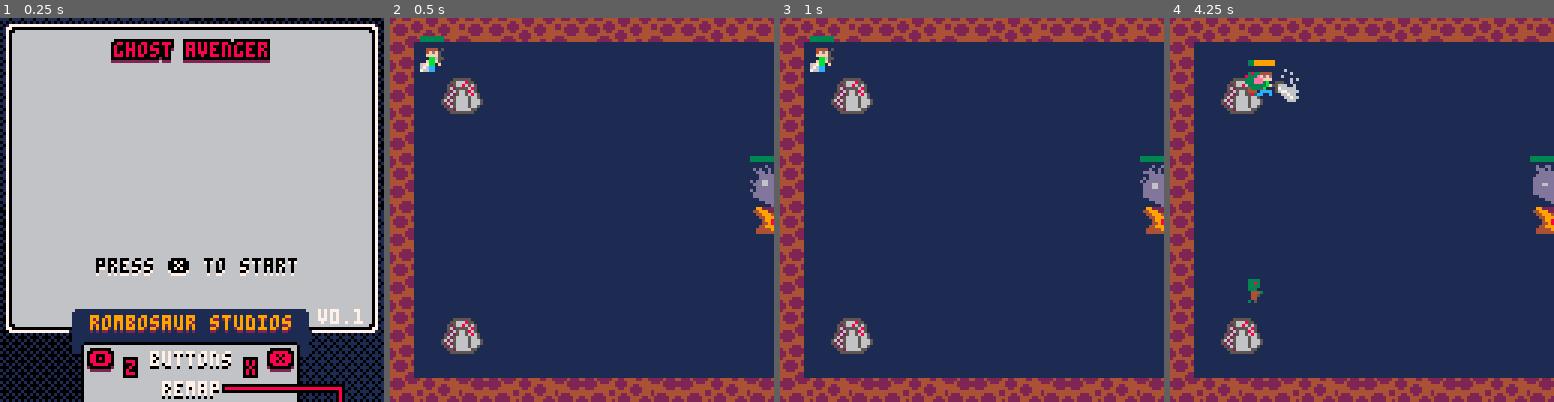
Above: before the commit, frames 1-4 (left to right).
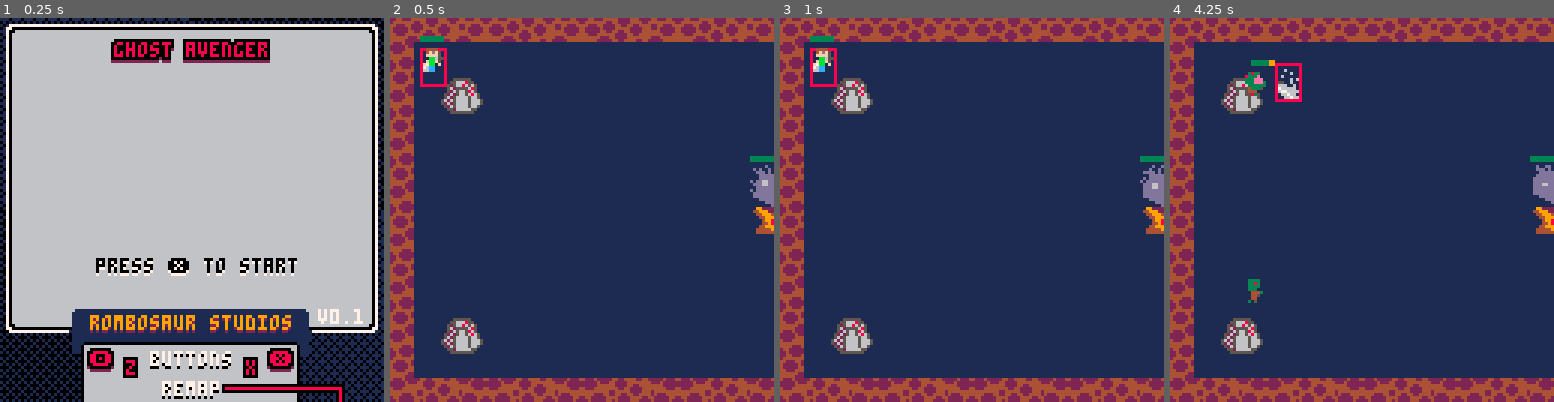
Above: after the commit, the same moments.

Repository: Rombusevil/ld44-ghost-avenger
Game: PICO-8 cartridge ld44.p8
The game is run twice, just before and just after one commit, with the same random seed, the same clock (stepped at 60 frames per second) and the same inputs.
Inputs (mouse positions are in pixels of both pictures, inside the frame that each line leads up to):
- Up to frame 1 (0.25 s): no input
- Up to frame 2 (0.5 s): tap X (X key) at 0.33 s
- Up to frame 3 (1 s): click (1060, 121) at 0.67 s; tap O (Z key) at 0.7 s
- Up to frame 4 (4.25 s): tap X (X key) at 1.07, 1.85, 2.97, 4.08 s; click (1216, 267) at 1.22 s; hold Right 1.6-2.1 s; tap O (Z key) every 0.4 s from 1.7 to 4.1 s; click (1277, 114) at 1.77 s; hold Up 2.15-2.42 s; click (1342, 259) at 2.32 s; hold Right 2.47-3.03 s; click (1404, 106) at 2.87 s; hold Left 3.08-3.58 s; click (1465, 256) at 3.42 s; hold Down 3.63-3.97 s; click (1231, 102) at 3.97 s; hold Right from 4.02 s (still down)

Frame 1 is identical in both runs. In frame 2, 0.2% of the frame differs, in the area x 7-15%, y 7-18%; in frame 3, 0.2%; in frame 4, 0.5%, in the area x 20-35%, y 10-22%.

Commit message:
Zombies die

Diff:
--- a/game_state.lua
+++ b/game_state.lua
@@ -2,6 +2,7 @@
     local s={}
     local updas={}
     local draws={}
+    local zmbs={}
 
     function sword(x,y,h)
         local anim_obj=anim()
@@ -19,21 +20,33 @@
         end
         anim_obj:add(84,4,0.75,1,2,true,ad) --attacking
 
-        local bounds_obj=bbox(8,16)
-        e:set_bounds(bounds_obj)
-        -- e.debugbounds=true
+        local bounds_obj=bbox(8,16, 0,0,0,4)
+        e:set_bounds(bounds_obj)
+        e.debugbounds=true
 
         function e:update()
             local xo=0
             local yo=0
             local fx=1
             if(h.flipx)fx=-1
-            if(h.atk)xo=8*fx
-            if(h.atk)yo=-3
+
+            if h.atk then
+                xo=8*fx
+                yo=-3
+
+                -- kill zombies
+                for z in all(zmbs) do
+                    if collides(z,e) then
+                        z:hurt(1)
+                    end
+                end
+            end
 
             e.flipx=h.flipx
             e:setx(h.x+xo)
             e:sety(h.y+yo)
+
+
         end
 
         function e:atk()
@@ -132,7 +145,10 @@
         end
 
         function e:hurt(dmg)
-            if(e.health>0)e.health-=dmg
+            if not self.flickerer.is_flickering then
+                e:flicker(10)
+                if(e.health>0)e.health-=dmg
+            end
         end
 
         return e
@@ -169,7 +185,10 @@
         end
 
         function e:hurt(dmg)
-            if(e.health>0)e.health-=dmg
+            if not self.flickerer.is_flickering then
+                e:flicker(10)
+                if(e.health>0)e.health-=dmg
+            end
         end
 
         return e
@@ -185,6 +204,7 @@
         local e=entity(anim_obj)
         e:setpos(x,y)
         e:set_anim(1)
+        add(zmbs, e)
 
         local bounds_obj=bbox(8,8,1,0,2,0)
         e:set_bounds(bounds_obj)
@@ -193,8 +213,19 @@
         e.arr=false -- arrived to destination
         e.ct=5      -- cool off timer
         e.tick=0
-
-        function e:update()
+        e.hp=3      -- hit points
+
+        function e:update()
+            if e.hp <= 0 then
+                del(updas, e)
+                del(draws, e)
+                del(zmbs, e)
+                -- TODO GIVE POINTS
+                -- TOOD MAKE DEATH SOUND
+                -- TODO EXPLODE ANIM
+                return
+            end
+
             local s=0.3 -- speed
 
             -- zombie center
@@ -228,30 +259,41 @@
                 e:set_anim(1) -- walk
             end
 
-            if abs(e.x-tx)<=7 and abs(e.y-ty)<=7 then
-                e.arr=true    -- arrived
-                e:set_anim(3) -- attack
-                t:hurt(e.dmg)
-            elseif not e.arr then
-                -- move to target
-                local ang=atan2(cx-tx,cy-ty)
-                local fx=abs(cos(ang)*s)
-                local fy=abs(sin(ang)*s)
-
-                if tx > e.x then
-                    e:setx(e.x+fx) e.flipx=false
-                elseif tx < e.x then
-                    e:setx(e.x-fx) e.flipx=true
-                end
-
-                if ty > e.y then
-                    e:sety(e.y+fy)
-                elseif ty < e.y then
-                    e:sety(e.y-fy)
+            if not self.flickerer.is_flickering then
+                if abs(e.x-tx)<=7 and abs(e.y-ty)<=7 then
+                    e.arr=true    -- arrived
+                    e:set_anim(3) -- attack
+                    t:hurt(e.dmg)
+                elseif not e.arr then
+                    -- move to target
+                    local ang=atan2(cx-tx,cy-ty)
+                    local fx=abs(cos(ang)*s)
+                    local fy=abs(sin(ang)*s)
+
+                    if tx > e.x then
+                        e:setx(e.x+fx) e.flipx=false
+                    elseif tx < e.x then
+                        e:setx(e.x-fx) e.flipx=true
+                    end
+
+                    if ty > e.y then
+                        e:sety(e.y+fy)
+                    elseif ty < e.y then
+                        e:sety(e.y-fy)
+                    end
+                else
+                    -- in cool off mode, but not close to target
+                    e:set_anim(2) -- idle
                 end
             else
-                -- in cool off mode, but not close to target
-                e:set_anim(2) -- idle
+                e:set_anim(2) -- idle/confused
+            end
+        end
+
+        function e:hurt(d)
+            if not self.flickerer.is_flickering then
+                e:flicker(15)
+                e.hp-=d
             end
         end
 
@@ -270,7 +312,7 @@
 
         e.tick=0
         e.f=0       -- fuse
-        e.co=fq+30  -- cool off time
+        e.co=fq+10  -- cool off time
 
         local bounds_obj=bbox(16,16)
         e:set_bounds(bounds_obj)
@@ -286,6 +328,7 @@
                 e.f=1
                 if e.tick > e.co then
                     e.tick=0
+                    e.f=0
                 end
             end
         end
--- a/ld44.p8
+++ b/ld44.p8
@@ -221,7 +221,23 @@
 	return s
 end
 
---  --<*sff/collision.lua
+function collides(ent1, ent2)
+    local e1b=ent1.bounds
+    local e2b=ent2.bounds
+    if  ((e1b.xoff1 <= e2b.xoff2 and e1b.xoff2 >= e2b.xoff1)
+    and (e1b.yoff1 <= e2b.yoff2 and e1b.yoff2 >= e2b.yoff1)) then
+        return true
+    end
+    return false
+end
+function point_collides(x,y, ent)
+    local eb=ent.bounds
+    if  ((eb.xoff1 <= x and eb.xoff2 >= x)
+    and (eb.yoff1 <= y and eb.yoff2 >= y)) then
+        return true
+    end
+    return false
+end
 --  --<*sff/explosions.lua
 --  --<*sff/buttons.lua
 
@@ -297,6 +313,7 @@
     local s={}
     local updas={}
     local draws={}
+    local zmbs={}
     function sword(x,y,h)
         local anim_obj=anim()
         anim_obj:add(52,1,1,1,1)
@@ -310,15 +327,23 @@
             e:sety(h.y)
         end
         anim_obj:add(84,4,0.75,1,2,true,ad)
-        local bounds_obj=bbox(8,16)
+        local bounds_obj=bbox(8,16, 0,0,0,4)
         e:set_bounds(bounds_obj)
+        e.debugbounds=true
         function e:update()
             local xo=0
             local yo=0
             local fx=1
             if(h.flipx)fx=-1
-            if(h.atk)xo=8*fx
-            if(h.atk)yo=-3
+            if h.atk then
+                xo=8*fx
+                yo=-3
+                for z in all(zmbs) do
+                    if collides(z,e) then
+                        z:hurt(1)
+                    end
+                end
+            end
             e.flipx=h.flipx
             e:setx(h.x+xo)
             e:sety(h.y+yo)
@@ -396,7 +421,10 @@
             e.atk=false
         end
         function e:hurt(dmg)
-            if(e.health>0)e.health-=dmg
+            if not self.flickerer.is_flickering then
+                e:flicker(10)
+                if(e.health>0)e.health-=dmg
+            end
         end
         return e
     end
@@ -424,7 +452,10 @@
             rectfill(x,y-2, x+hb,  y-1, 3)
         end
         function e:hurt(dmg)
-            if(e.health>0)e.health-=dmg
+            if not self.flickerer.is_flickering then
+                e:flicker(10)
+                if(e.health>0)e.health-=dmg
+            end
         end
         return e
     end
@@ -436,6 +467,7 @@
         local e=entity(anim_obj)
         e:setpos(x,y)
         e:set_anim(1)
+        add(zmbs, e)
         local bounds_obj=bbox(8,8,1,0,2,0)
         e:set_bounds(bounds_obj)
         e.debugbounds=false
@@ -443,7 +475,14 @@
         e.arr=false
         e.ct=5
         e.tick=0
+        e.hp=3
         function e:update()
+            if e.hp <= 0 then
+                del(updas, e)
+                del(draws, e)
+                del(zmbs, e)
+                return
+            end
             local s=0.3
             local cx=e.x+4
             local cy=e.y+4
@@ -468,26 +507,36 @@
                 e.tick=0  e.arr=false
                 e:set_anim(1)
             end
-            if abs(e.x-tx)<=7 and abs(e.y-ty)<=7 then
-                e.arr=true
-                e:set_anim(3)
-                t:hurt(e.dmg)
-            elseif not e.arr then
-                local ang=atan2(cx-tx,cy-ty)
-                local fx=abs(cos(ang)*s)
-                local fy=abs(sin(ang)*s)
-                if tx > e.x then
-                    e:setx(e.x+fx) e.flipx=false
-                elseif tx < e.x then
-                    e:setx(e.x-fx) e.flipx=true
-                end
-                if ty > e.y then
-                    e:sety(e.y+fy)
-                elseif ty < e.y then
-                    e:sety(e.y-fy)
+            if not self.flickerer.is_flickering then
+                if abs(e.x-tx)<=7 and abs(e.y-ty)<=7 then
+                    e.arr=true
+                    e:set_anim(3)
+                    t:hurt(e.dmg)
+                elseif not e.arr then
+                    local ang=atan2(cx-tx,cy-ty)
+                    local fx=abs(cos(ang)*s)
+                    local fy=abs(sin(ang)*s)
+                    if tx > e.x then
+                        e:setx(e.x+fx) e.flipx=false
+                    elseif tx < e.x then
+                        e:setx(e.x-fx) e.flipx=true
+                    end
+                    if ty > e.y then
+                        e:sety(e.y+fy)
+                    elseif ty < e.y then
+                        e:sety(e.y-fy)
+                    end
+                else
+                    e:set_anim(2)
                 end
             else
                 e:set_anim(2)
+            end
+        end
+        function e:hurt(d)
+            if not self.flickerer.is_flickering then
+                e:flicker(15)
+                e.hp-=d
             end
         end
         return e
@@ -500,7 +549,7 @@
         e:set_anim(1)
         e.tick=0
         e.f=0
-        e.co=fq+30
+        e.co=fq+10
         local bounds_obj=bbox(16,16)
         e:set_bounds(bounds_obj)
         function e:update()
@@ -512,6 +561,7 @@
                 e.f=1
                 if e.tick > e.co then
                     e.tick=0
+                    e.f=0
                 end
             end
         end
--- a/main.lua
+++ b/main.lua
@@ -7,7 +7,7 @@
 --<*sff/entity.lua
 --<*sff/timer.lua
 --<*sff/tutils.lua
---  --<*sff/collision.lua
+--<*sff/collision.lua
 --  --<*sff/explosions.lua
 --  --<*sff/buttons.lua
 
